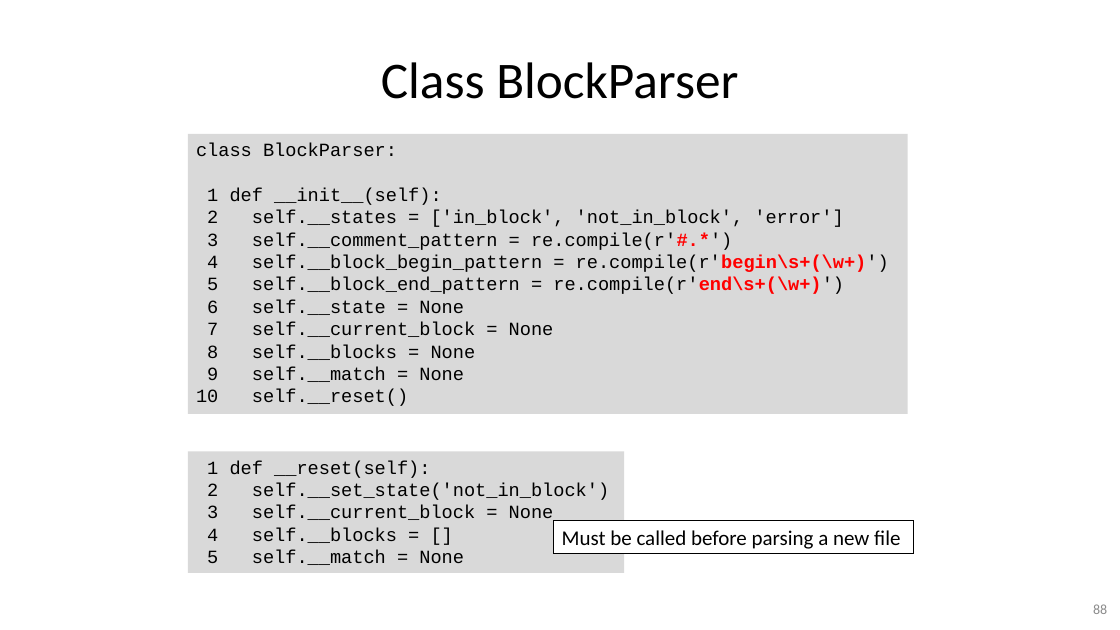
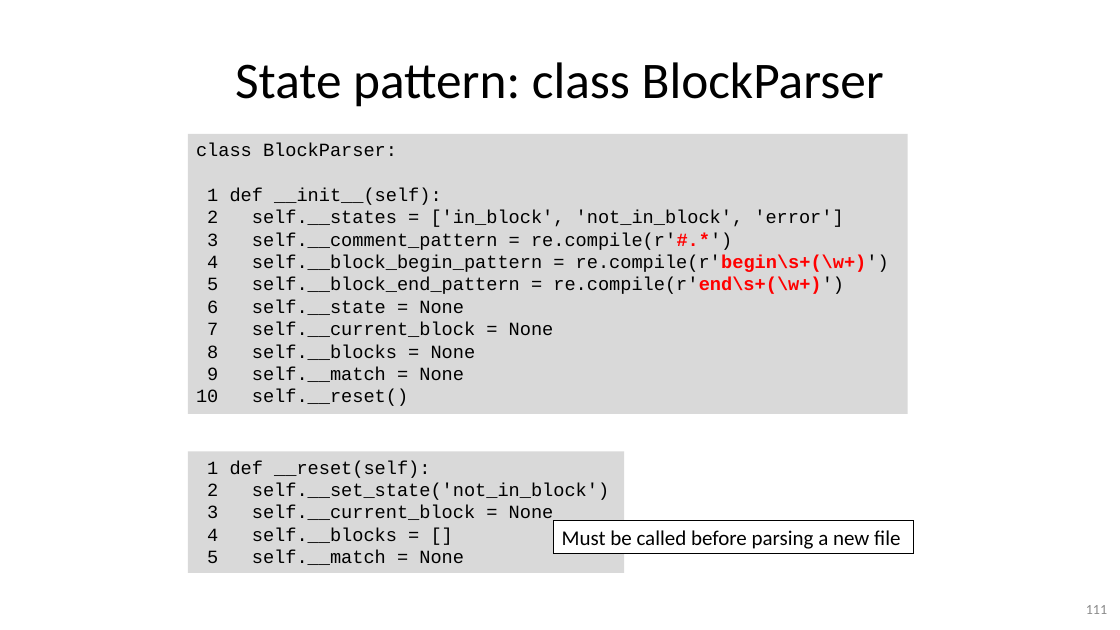
Before and after one commit to gjbex/Python-software-engineering, a slide deck: slide 111 of python_software_engineering.pptx (slide 88 before the commit). Drawn at 1120x630 pixels with LibreOffice and Linux fonts; fonts in the diff are those of the drawing. Boxes give left, top, right and bottom in pixels: in the first picture for what was removed or moved away, otherwise in the second. Text is boxed around its words. In the diff, an @@ line names an element or a change of style, - is before the commit and + after.

Commit message:
Add section on design patterns

```diff
--- a/python_software_engineering.pptx
+++ b/python_software_engineering.pptx
@@ title at <box>235,62,884,107</box>: text changed @@
-Class BlockParser
+State pattern: class BlockParser
@@ page number at <box>1086,605,1107,614</box>: text changed @@
-88
+111
```
Also in this commit, not shown: 11 other slides changed, 6 slides added.
